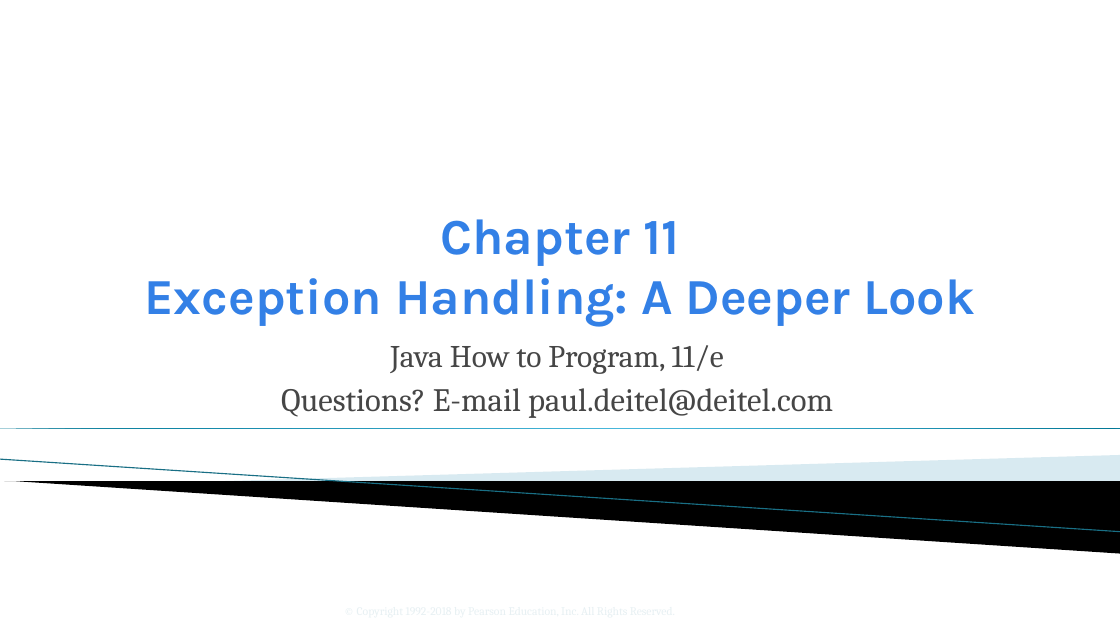
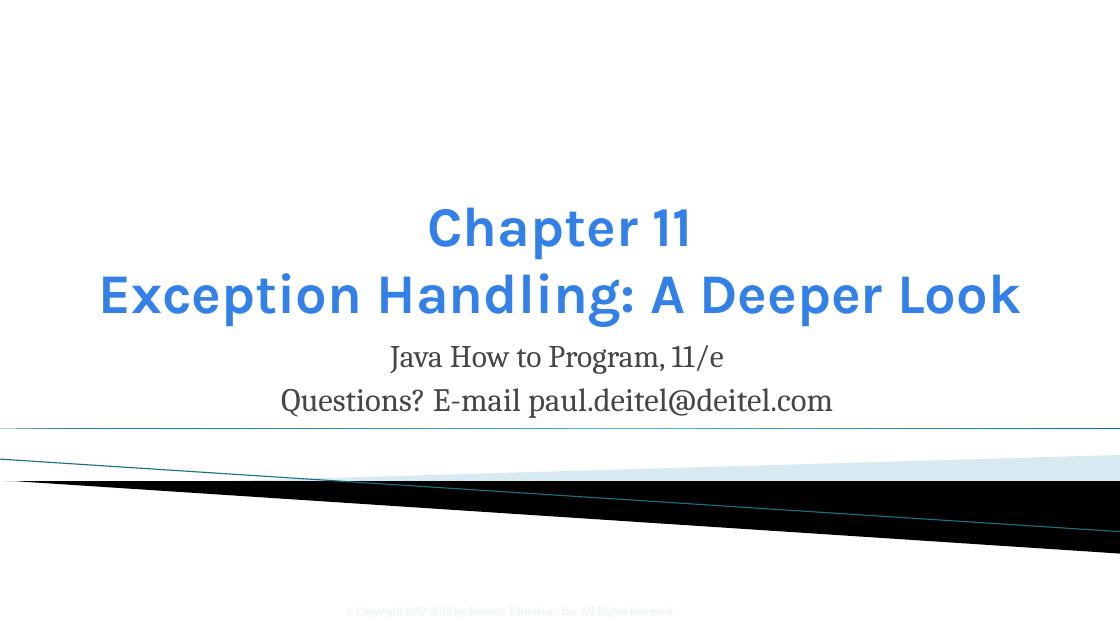
Before and after one commit to sirlaxalot24/AIT500, a slide deck: slide 1 of Chapt 11/JHTP11_11.pptx. Drawn at 1120x630 pixels with LibreOffice and Linux fonts; fonts in the diff are those of the drawing; background and template pictures are left out. Boxes give left, top, right and bottom in pixels: in the first picture for what was removed or moved away, otherwise in the second. Text is boxed around its words. In the diff, an @@ line names an element or a change of style, - is before the commit and + after.

```diff
--- a/Chapt 11/JHTP11_11.pptx
+++ b/Chapt 11/JHTP11_11.pptx
@@ title "Chapter 11 Exception Handling: A ..." at bbox=[98, 207, 1021, 327]: size 43.2 to 48 pt @@
```
Also in this commit, not shown: 3 other files.
